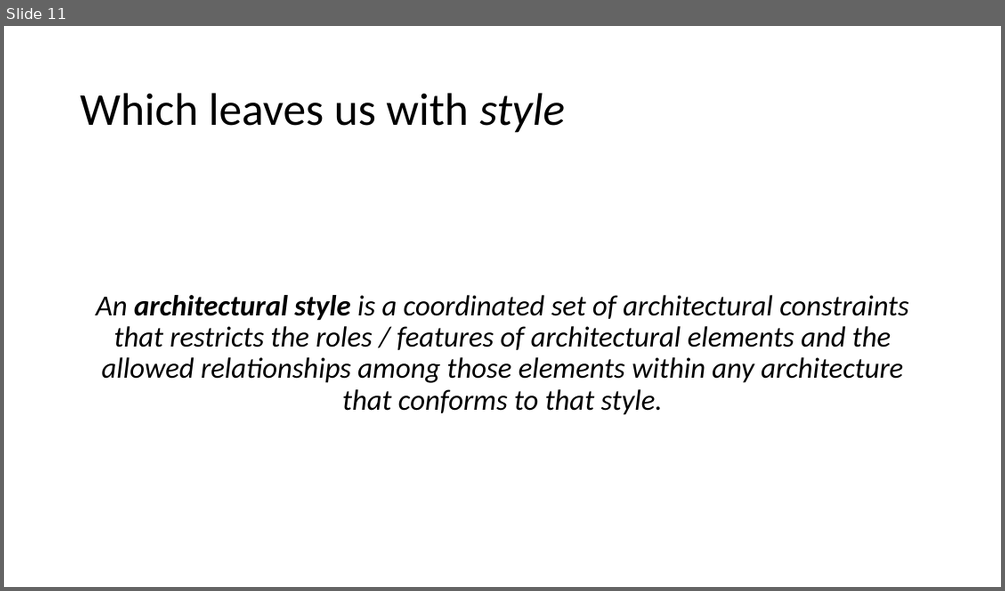
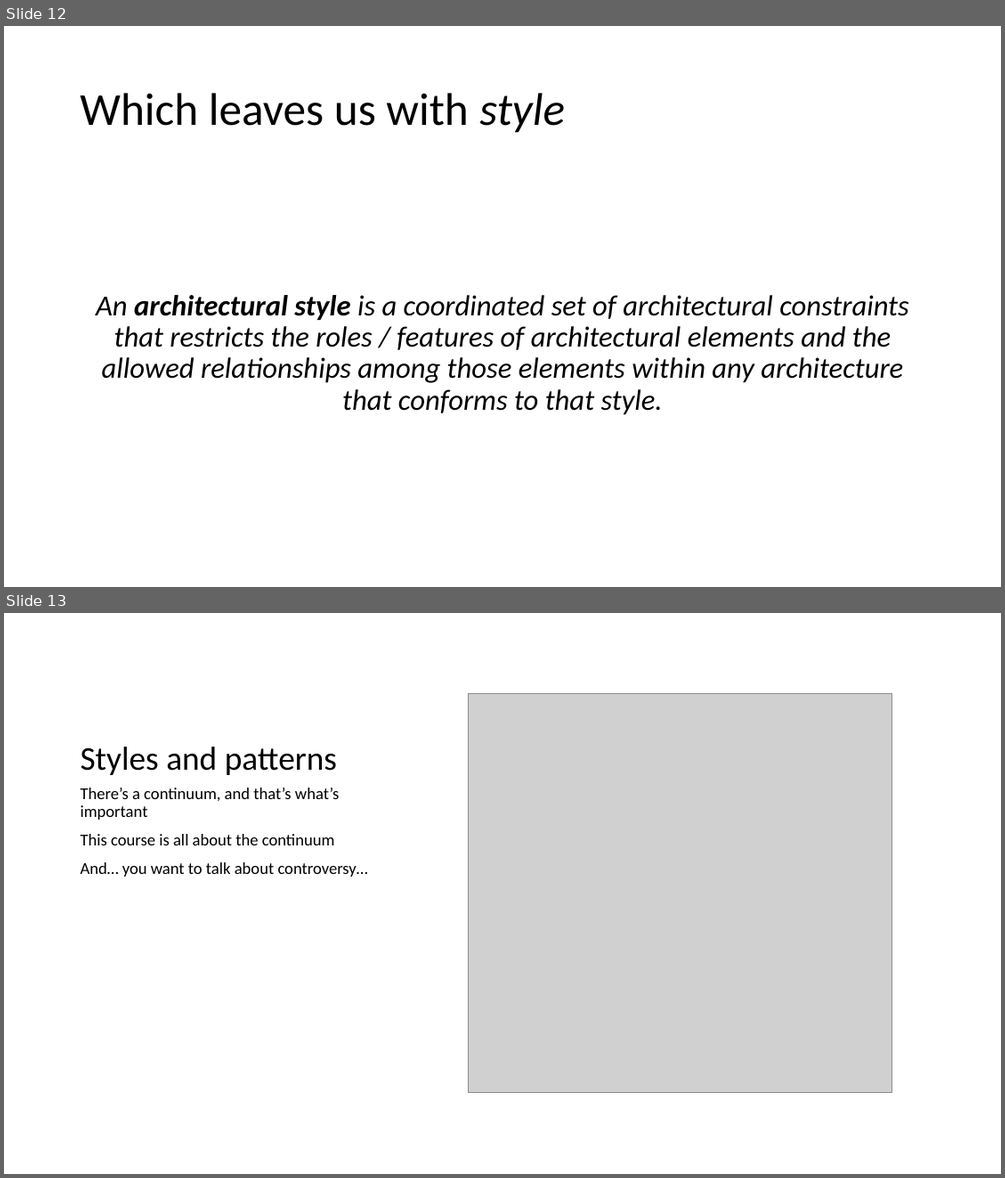
Before and after one commit to IrenaNiu/SU_CPSC_5200_20WQ, a slide deck: lectures/01 - Introduction.pptx. Shown one above the other, each under a label of ours: slide 11 before the commit, slides 12 and 13 after it. The pictures are 1005x591 and 1005x1178 pixels, drawn with LibreOffice and Linux fonts; fonts in the diff are those of the drawing; grey boxes stand for pictures. Boxes give left, top, right and bottom in pixels: in the first picture for what was removed or moved away, otherwise in the second. Text is boxed around its words. In the diff, an @@ line names an element or a change of style, - is before the commit and + after.

```diff
--- a/lectures/01 - Introduction.pptx
+++ b/lectures/01 - Introduction.pptx
@@ slide 13 added at box(4, 613, 1001, 1174), background #FFFFFF @@
@@ picture added at box(469, 694, 892, 1093) @@
@@ title added at box(81, 747, 337, 775), 32 pt, text #000000 @@
+Styles and patterns
@@ text added at box(81, 787, 368, 876), 16 pt, text #000000 @@
+There’s a continuum, and that’s what’s important
+This course is all about the continuum
+And… you want to talk about controversy…
@@ what was slide 11 is now slide 12 @@
```
Also in this commit, not shown: 3 slides changed, 13 other slides added.
